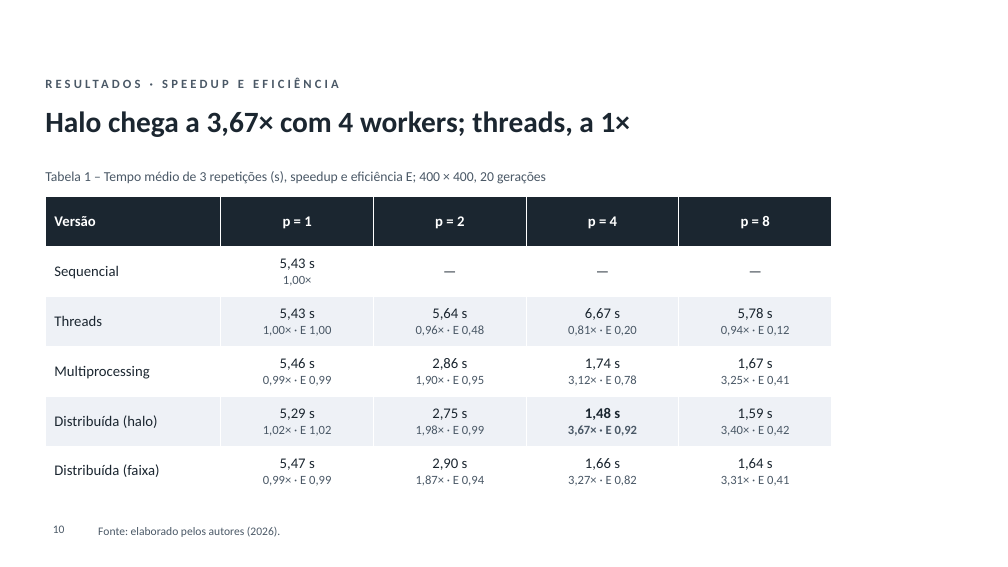
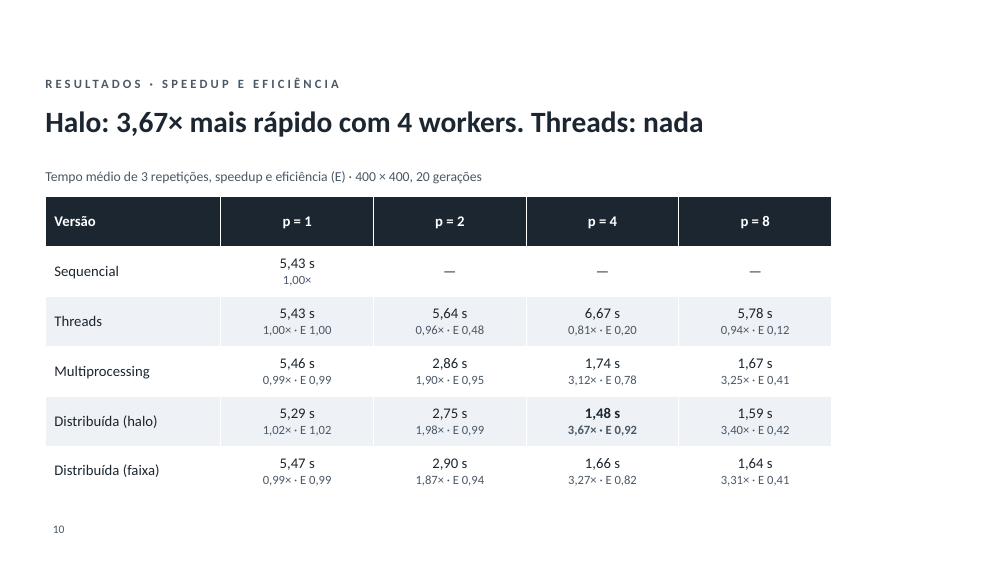
Before and after one commit to GianSE/fakenews-distribuidos, a slide deck: slide 10 of Apresentacao/Apresentacao_FakeNews_UTFPR.pptx. Drawn at 1008x567 pixels with LibreOffice and Linux fonts; fonts in the diff are those of the drawing; background and template pictures are left out. Boxes give left, top, right and bottom in pixels: in the first picture for what was removed or moved away, otherwise in the second. Text is boxed around its words. In the diff, an @@ line names an element or a change of style, - is before the commit and + after.

```diff
--- a/Apresentacao/Apresentacao_FakeNews_UTFPR.pptx
+++ b/Apresentacao/Apresentacao_FakeNews_UTFPR.pptx
@@ title at <box>45,111,704,137</box>: text changed @@
-Halo chega a 3,67× com 4 workers; threads, a 1×
+Halo: 3,67× mais rápido com 4 workers. Threads: nada
@@ text at <box>45,171,482,184</box>: text changed @@
-Tabela 1 – Tempo médio de 3 repetições (s), speedup e eficiência E; 400 × 400, 20 gerações
+Tempo médio de 3 repetições, speedup e eficiência (E) · 400 × 400, 20 gerações
@@ text removed at <box>98,527,280,537</box> @@
-Fonte: elaborado pelos autores (2026).
```
Also in this commit, not shown: 12 other slides changed, 3 other files.
